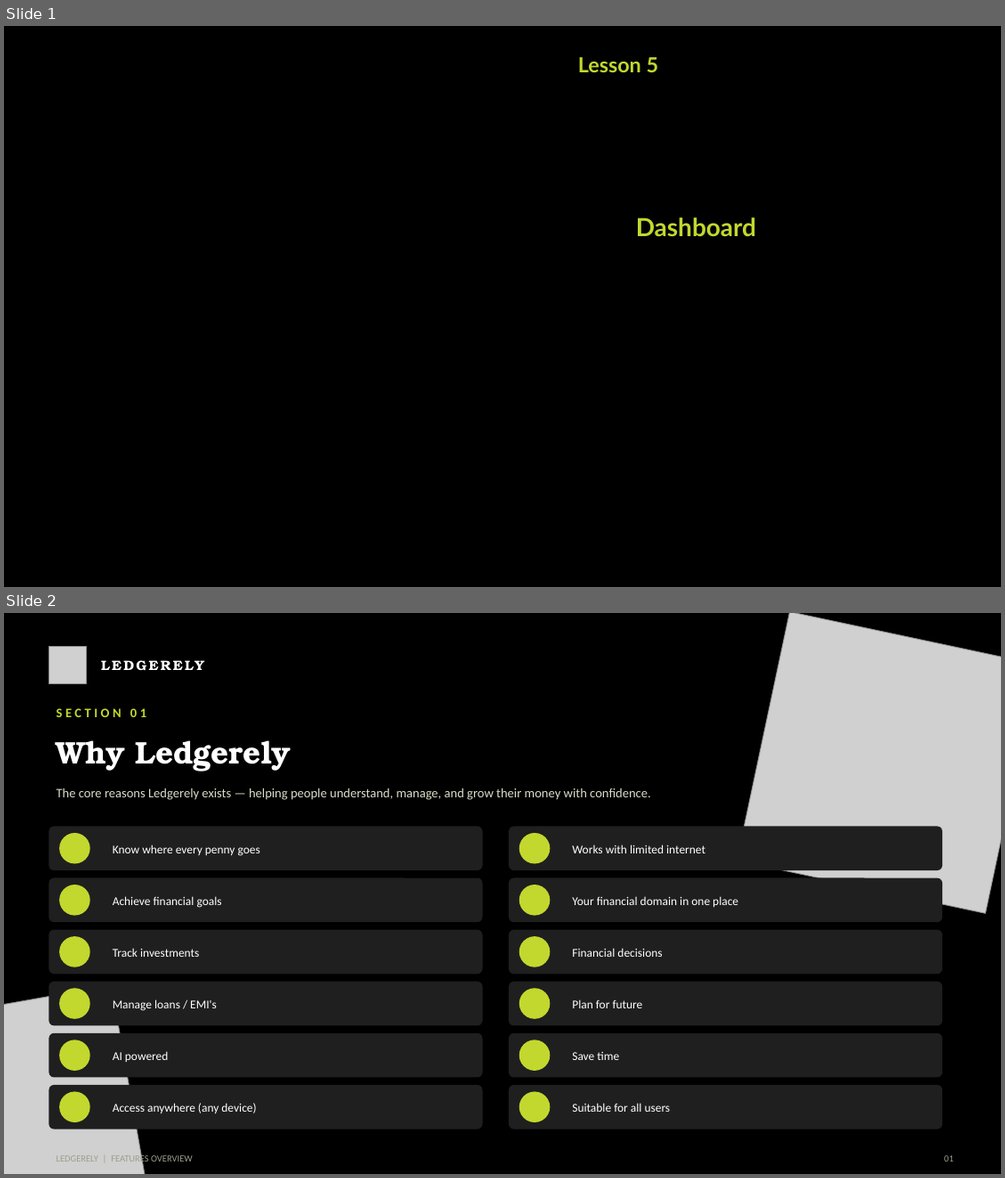
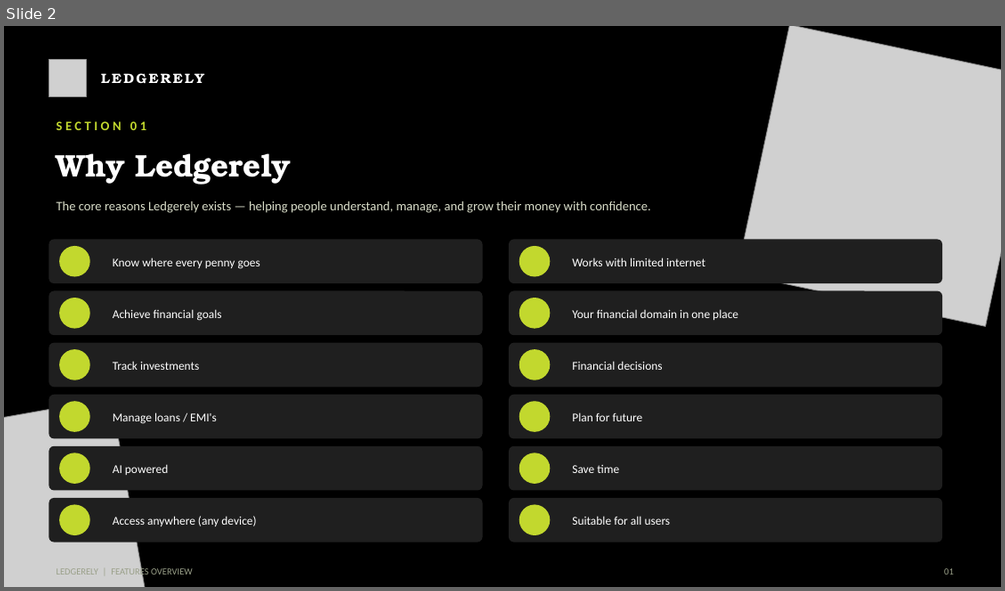
Before and after one commit to bharani-palani/ledgerely, a slide deck: LedgerelyTutorGuide.pptx. Shown one above the other, each under a label of ours: slides 1 and 2 before the commit, slide 2 after it. The pictures are 1005x1178 and 1005x591 pixels, drawn with LibreOffice and Linux fonts; fonts in the diff are those of the drawing; grey boxes stand for pictures; background and template pictures are left out. Boxes give left, top, right and bottom in pixels: in the first picture for what was removed or moved away, otherwise in the second. Text is boxed around its words. In the diff, an @@ line names an element or a change of style, - is before the commit and + after.

```diff
--- a/LedgerelyTutorGuide.pptx
+++ b/LedgerelyTutorGuide.pptx
@@ slide 1 removed at (4,26,1001,587), background picture (left out) @@
@@ text removed at (578,57,659,72) @@
-Lesson 5
@@ text removed at (636,217,756,237) @@
-Dashboard
```
Also in this commit, not shown: 1 slide added, 34 other files.
